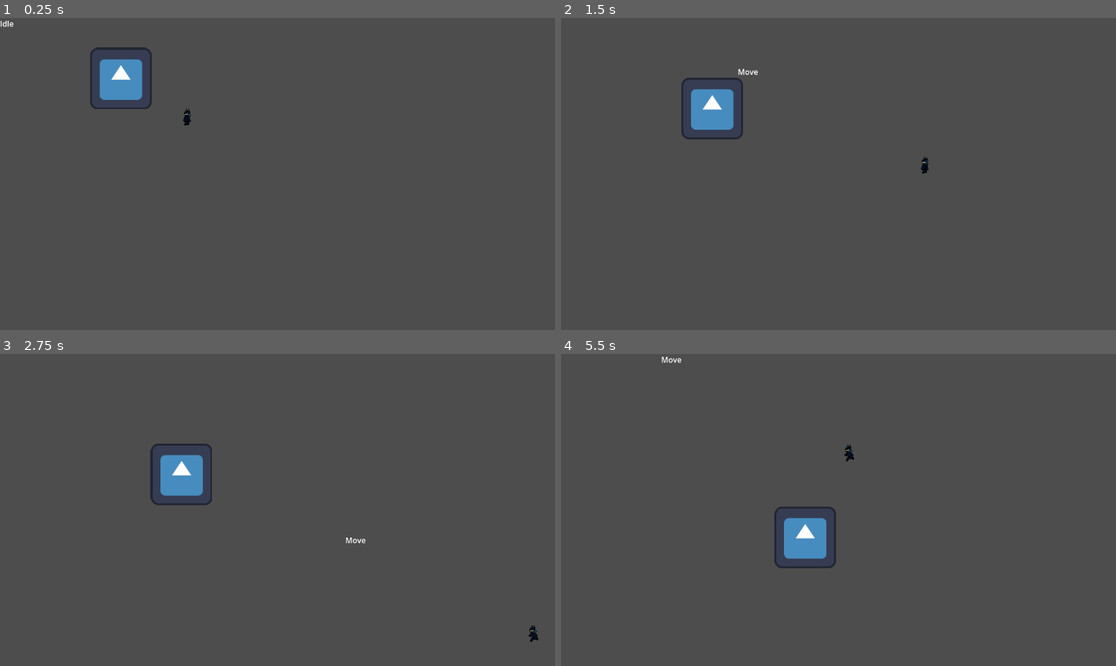
Above: before the commit, frames 1-4 (two rows, left to right).
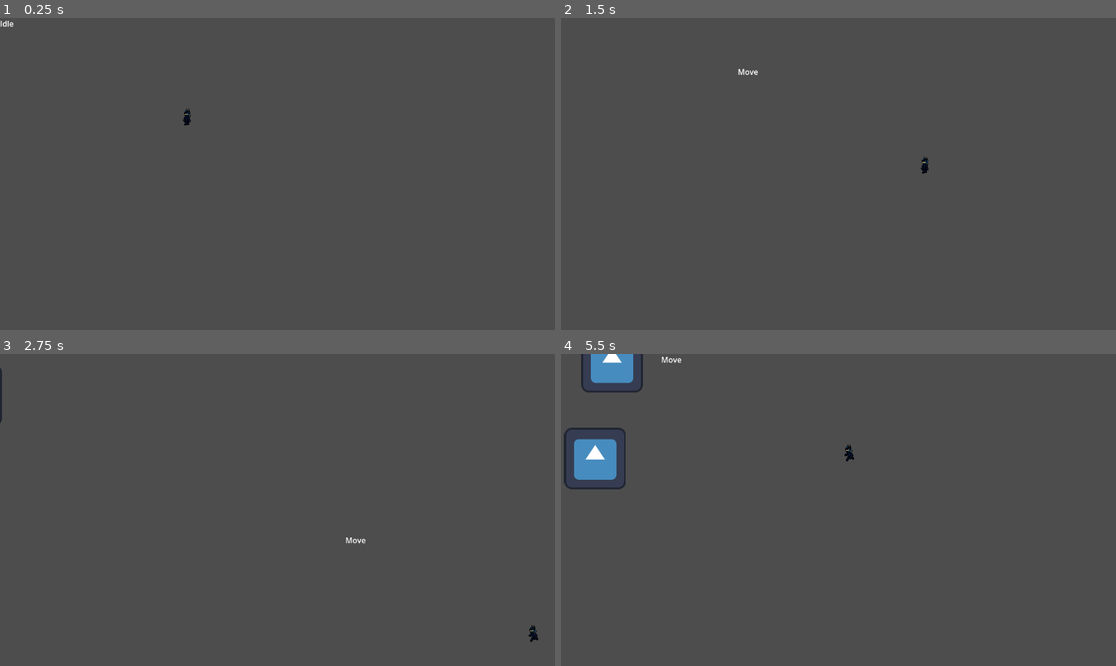
Above: after the commit, the same moments.

Repository: jiayizhang123/A-Rogue-like-Game-and-Leaderboard-
Game: Godot game, scene res://scenes/test.tscn
Two runs of this game, one before a commit and one after it. Both use one fixed random seed, a clock stepped at 60 frames per second and the inputs below. The engine's default icon, where the game draws it, is replaced by a stand-in: a white triangle on a blue panel in a dark square.
Inputs (mouse positions are in pixels of both pictures, inside the frame that each line leads up to):
- Up to frame 1 (0.25 s): no input
- Up to frame 2 (1.5 s): move the mouse to (960, 158) at 0.52 s; hold Right (ui_right) 0.53-1.28 s; click (960, 158) at 0.6 s; move the mouse to (727, 189) at 1.27 s; hold Down (ui_down) from 1.28 s (still down); click (727, 189) at 1.35 s
- Up to frame 3 (2.75 s): move the mouse to (333, 441) at 2.02 s; release Down (ui_down) at 2.03 s; hold Right (ui_right) from 2.03 s (still down); click (333, 441) at 2.1 s
- Up to frame 4 (5.5 s): move the mouse to (810, 572) at 2.77 s; release Right (ui_right) at 2.78 s; hold Up (ui_up) 2.78-3.53 s; click (810, 572) at 2.85 s; move the mouse to (1005, 556) at 3.52 s; hold Left (ui_left) 3.53-4.25 s; click (1005, 556) at 3.6 s; tap Escape (pause) at 4.15 s; click "Resume" at 4.25 s; move the mouse to (672, 463) at 5.02 s; hold Left (ui_left) from 5.03 s (still down); click (672, 463) at 5.1 s

The runs differ from the first frame. In frame 1, 1.3% of the frame differs, in the area x 16-28%, y 9-30%; in frame 2, 1.3%; in frame 3, 1.4%; in frame 4, 3.4%, in the area x 0-50%, y 0-69%.

Commit message:
updated ashlinn's work

Diff:
--- a/rogue/autoloads/global.gd
+++ b/rogue/autoloads/global.gd
@@ -2,6 +2,7 @@
 
 var score: int = 0
 var coins: int = 0
+@onready var enemy_scene = preload("res://enemies/enemy.tscn")
 
 func update_score(value: int):
 	score += value
--- a/rogue/player/player.tscn
+++ b/rogue/player/player.tscn
@@ -1,8 +1,7 @@
-[gd_scene load_steps=19 format=3 uid="uid://br6lb1q4nxx5s"]
+[gd_scene load_steps=18 format=3 uid="uid://br6lb1q4nxx5s"]
 
 [ext_resource type="Script" path="res://player/player.gd" id="1_mu7x3"]
 [ext_resource type="Texture2D" uid="uid://bandyvtb1cn2e" path="res://art/stagattack.png" id="2_rgyol"]
-[ext_resource type="Texture2D" uid="uid://bcd1ffafevh3c" path="res://art/1definitelyswordguy.png" id="2_x8a4t"]
 [ext_resource type="Texture2D" uid="uid://bylxj0koncb5e" path="res://art/stagmove.png" id="3_0gt4r"]
 [ext_resource type="PackedScene" uid="uid://cyxho6ktxqr3w" path="res://hboxes/hurtbox.tscn" id="3_fpndg"]
 [ext_resource type="Script" path="res://states/state_machine.gd" id="4_12ppc"]
@@ -85,11 +84,6 @@
 frame = 1
 frame_progress = 0.465276
 
-[node name="Sprite2D" type="Sprite2D" parent="."]
-visible = false
-position = Vector2(387, 199)
-texture = ExtResource("2_x8a4t")
-
 [node name="Hurtbox" parent="." instance=ExtResource("3_fpndg")]
 position = Vector2(382, 204)
 
--- /dev/null
+++ b/rogue/scenes/enemy_spawner.gd
@@ -0,0 +1,17 @@
+extends Node2D
+
+@onready var enemies = $SpawnedEnemies
+var xpos : int = randi_range(-500, 500)
+var ypos : int = randi_range(-500, 500)
+const MAX_ENEMIES : int = 5
+var enemy_count : int = 0
+
+func spawn_enemy():
+	var enemy = Global.enemy_scene.instantiate()
+	enemy.position = Vector2(xpos, ypos)
+	enemies.add_child(enemy)
+
+func _on_timer_timeout():
+	if enemy_count < MAX_ENEMIES:
+		spawn_enemy()
+		enemy_count += 1
--- /dev/null
+++ b/rogue/scenes/enemy_spawner.tscn
@@ -0,0 +1,13 @@
+[gd_scene load_steps=2 format=3 uid="uid://c4jd03gyvu5yr"]
+
+[ext_resource type="Script" path="res://scenes/enemy_spawner.gd" id="1_ebkui"]
+
+[node name="EnemySpawner" type="Node2D"]
+script = ExtResource("1_ebkui")
+
+[node name="Timer" type="Timer" parent="."]
+autostart = true
+
+[node name="SpawnedEnemies" type="Node2D" parent="."]
+
+[connection signal="timeout" from="Timer" to="." method="_on_timer_timeout"]
--- /dev/null
+++ b/rogue/scenes/main.gd
@@ -0,0 +1,6 @@
+extends Node2D
+
+@onready var player = $Player
+# Called when the node enters the scene tree for the first time.
+func _ready():
+	pass
--- a/rogue/scenes/menureal.gd
+++ b/rogue/scenes/menureal.gd
@@ -19,13 +19,15 @@
 
 func _process(delta: float) -> void:
 	testEsc()
+	$VBoxContainer3/HBoxContainer/Label2.text = str(Global.score)
+	$VBoxContainer3/HBoxContainer2/Label.text = str(Global.coins)
 
 func _on_resume_pressed():
 	resume()
 
 func _on_options_pressed():
-	pass # Replace with function body.
-
+	resume()
+	get_tree().change_scene_to_file("res://scenes/optionsmenu.tscn")
 
 func _on_abilities_pressed():
 	pass # Replace with function body.
--- /dev/null
+++ b/rogue/scenes/optionsmenu.gd
@@ -0,0 +1,10 @@
+extends Control
+
+
+# Called when the node enters the scene tree for the first time.
+func _ready() -> void:
+	get_tree().paused = true
+
+func _on_resume_pressed():
+	get_tree().paused = false
+	get_tree().change_scene_to_file("res://scenes/test.tscn")
--- /dev/null
+++ b/rogue/scenes/optionsmenu.tscn
@@ -0,0 +1,61 @@
+[gd_scene load_steps=2 format=3 uid="uid://b43ac0la4yx13"]
+
+[ext_resource type="Script" path="res://scenes/optionsmenu.gd" id="1_f80yn"]
+
+[node name="Control" type="Control"]
+process_mode = 3
+layout_mode = 3
+anchors_preset = 15
+anchor_right = 1.0
+anchor_bottom = 1.0
+grow_horizontal = 2
+grow_vertical = 2
+size_flags_horizontal = 3
+size_flags_vertical = 3
+script = ExtResource("1_f80yn")
+
+[node name="Panel" type="Panel" parent="."]
+custom_minimum_size = Vector2(600, 300)
+layout_mode = 1
+anchors_preset = 8
+anchor_left = 0.5
+anchor_top = 0.5
+anchor_right = 0.5
+anchor_bottom = 0.5
+offset_left = -20.0
+offset_top = -20.0
+offset_right = 20.0
+offset_bottom = 20.0
+grow_horizontal = 2
+grow_vertical = 2
+
+[node name="VBoxContainer" type="VBoxContainer" parent="Panel"]
+layout_mode = 1
+anchors_preset = 15
+anchor_right = 1.0
+anchor_bottom = 1.0
+grow_horizontal = 2
+grow_vertical = 2
+
+[node name="resume" type="Button" parent="Panel/VBoxContainer"]
+custom_minimum_size = Vector2(0, 60)
+layout_mode = 2
+size_flags_vertical = 2
+theme_override_font_sizes/font_size = 24
+text = "Resume"
+
+[node name="openmenu" type="Button" parent="Panel/VBoxContainer"]
+custom_minimum_size = Vector2(0, 60)
+layout_mode = 2
+size_flags_vertical = 6
+theme_override_font_sizes/font_size = 24
+text = "Return to Status Menu"
+
+[node name="volume" type="Button" parent="Panel/VBoxContainer"]
+custom_minimum_size = Vector2(0, 60)
+layout_mode = 2
+size_flags_vertical = 10
+theme_override_font_sizes/font_size = 24
+text = "Volume"
+
+[connection signal="pressed" from="Panel/VBoxContainer/resume" to="." method="_on_resume_pressed"]
--- a/rogue/scenes/test.tscn
+++ b/rogue/scenes/test.tscn
@@ -1,18 +1,17 @@
 [gd_scene load_steps=5 format=3 uid="uid://dgtq18k0ges5n"]
 
-[ext_resource type="Script" path="res://main.gd" id="1_aqcxf"]
+[ext_resource type="Script" path="res://scenes/main.gd" id="1_aqcxf"]
 [ext_resource type="PackedScene" uid="uid://br6lb1q4nxx5s" path="res://player/player.tscn" id="2_rrjoc"]
-[ext_resource type="PackedScene" uid="uid://db3ipdl3mdq21" path="res://enemies/enemy.tscn" id="4_agm1b"]
 [ext_resource type="PackedScene" uid="uid://d0vv5xltajra0" path="res://scenes/menureal.tscn" id="4_cr3c6"]
+[ext_resource type="PackedScene" uid="uid://c4jd03gyvu5yr" path="res://scenes/enemy_spawner.tscn" id="5_x5jkn"]
 
 [node name="Node2D" type="Node2D"]
 script = ExtResource("1_aqcxf")
 
 [node name="Player" parent="." instance=ExtResource("2_rrjoc")]
 
-[node name="CharacterBody2D" parent="." instance=ExtResource("4_agm1b")]
-position = Vector2(239, 113)
-
 [node name="CanvasLayer" type="CanvasLayer" parent="."]
 
-[node name="Control" parent="CanvasLayer" instance=ExtResource("4_cr3c6")]
+[node name="Menu" parent="CanvasLayer" instance=ExtResource("4_cr3c6")]
+
+[node name="EnemySpawner" parent="." instance=ExtResource("5_x5jkn")]
--- /dev/null
+++ b/rogue/states/player_attack_state.gd
@@ -0,0 +1,10 @@
+class_name PlayerAttackState extends State
+
+const SLASH = "Slash"
+
+var player: Player
+
+func _ready() -> void:
+	await owner.ready
+	player = owner as Player
+	assert(player != null)
